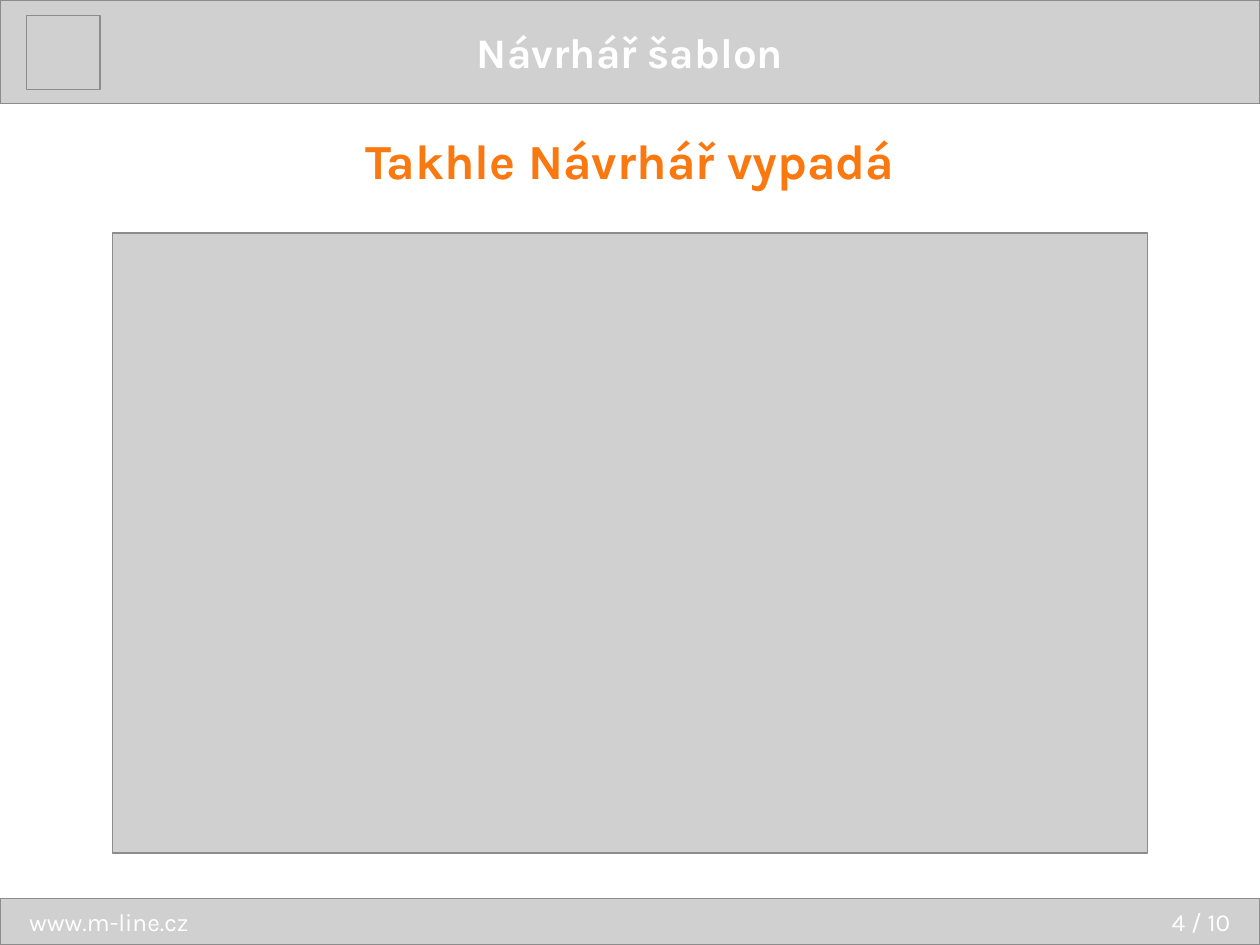
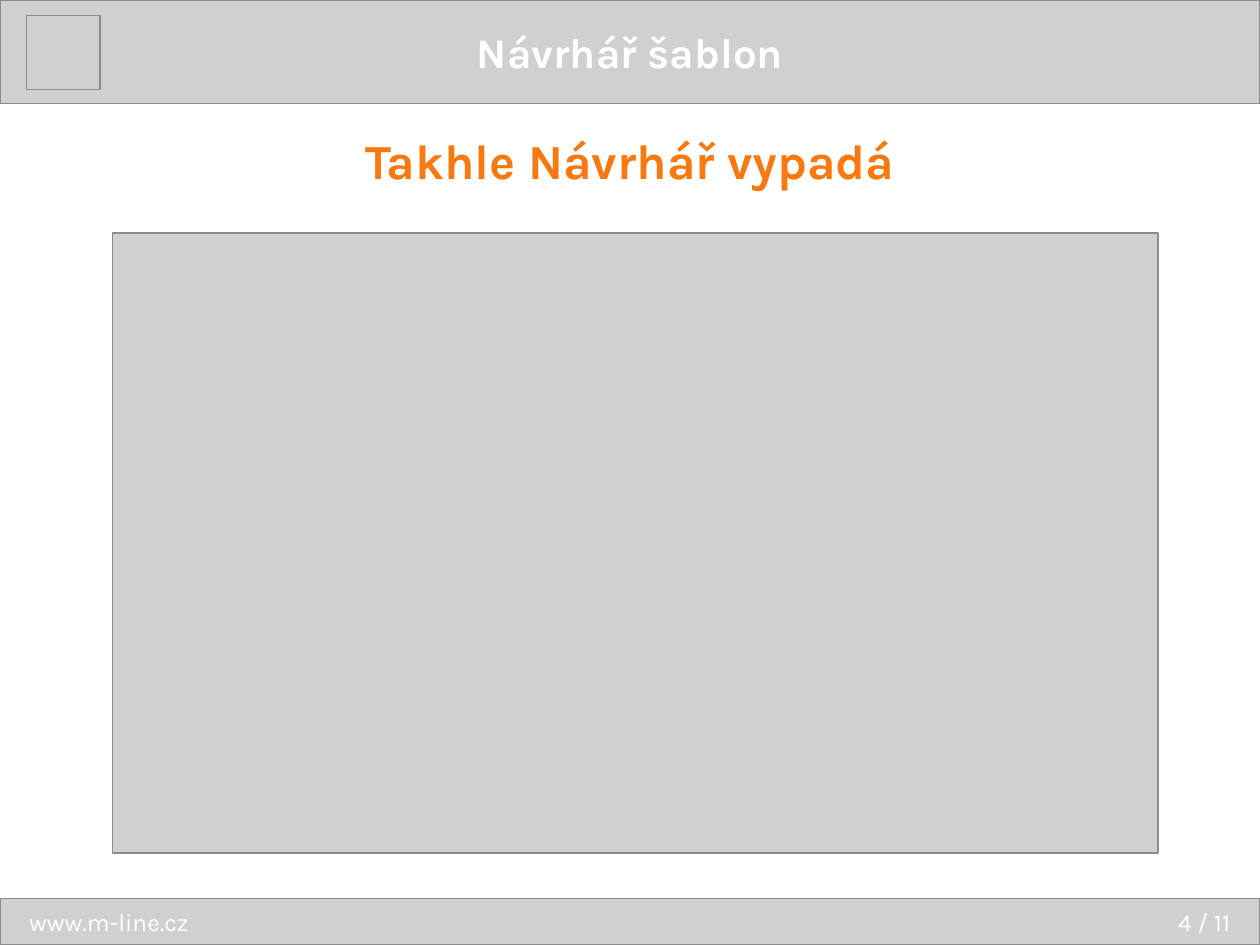
Before and after one commit to dracekmartin/EDISON2-projekt, a slide deck: slide 4 of TemplateDesigner/prezentace/TemplateDesigner.pptx (slide 3 before the commit). Drawn at 1260x945 pixels with LibreOffice and Linux fonts; fonts in the diff are those of the drawing; grey boxes stand for pictures. Boxes give left, top, right and bottom in pixels: in the first picture for what was removed or moved away, otherwise in the second. Text is boxed around its words. In the diff, an @@ line names an element or a change of style, - is before the commit and + after.

```diff
--- a/TemplateDesigner/prezentace/TemplateDesigner.pptx
+++ b/TemplateDesigner/prezentace/TemplateDesigner.pptx
@@ picture: place and size @@
-picture at (112, 233, 1147, 853)
+picture at (112, 233, 1158, 853)
@@ text at (1178, 916, 1230, 931): text changed @@
-4 / 10
+4 / 11
```
Also in this commit, not shown: 7 other slides changed, 1 slide added.
